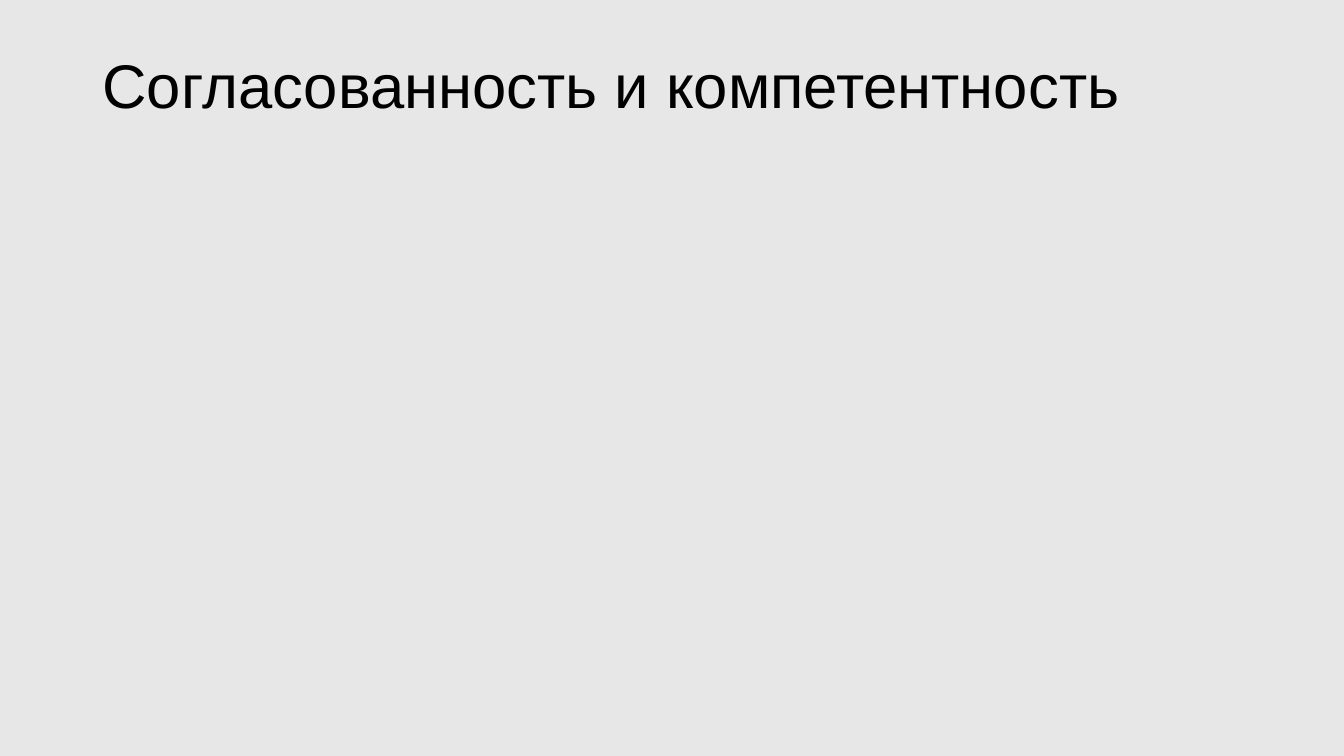
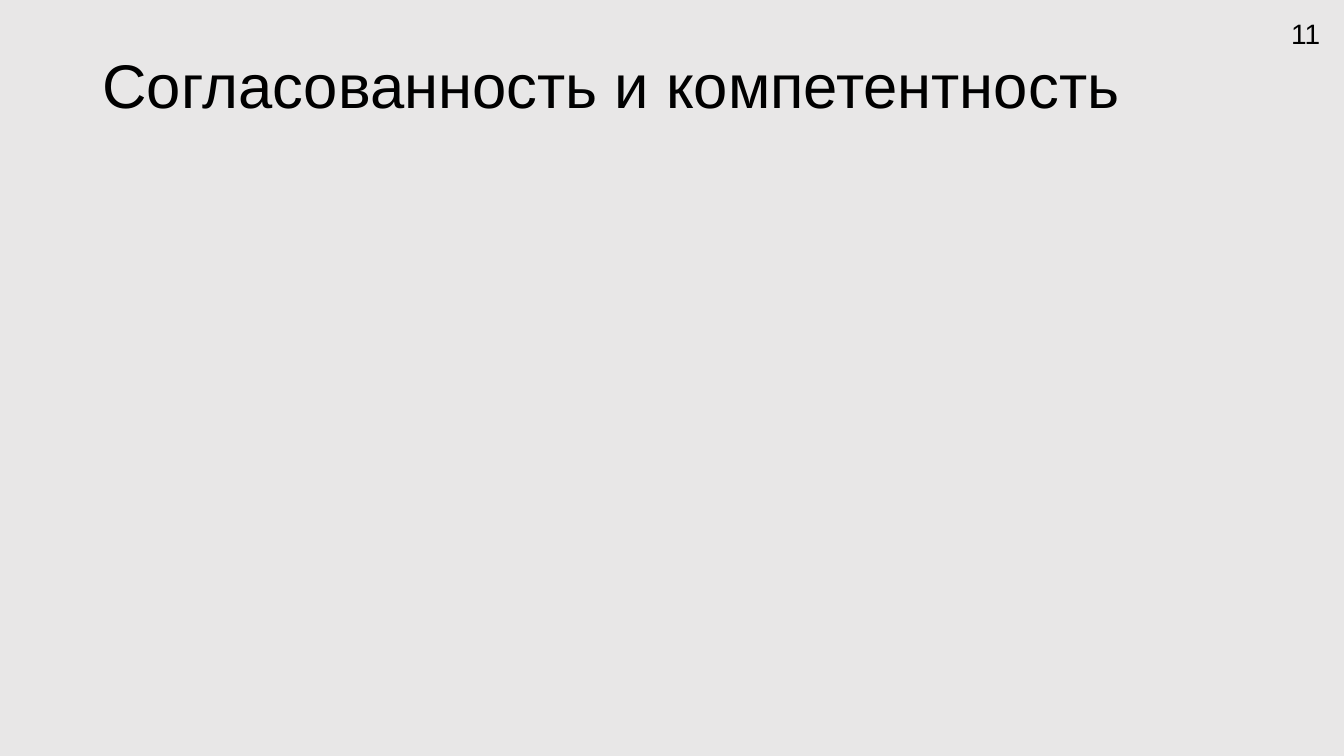
Before and after one commit to HORNetpy/testgitrepo, a slide deck: slide 11 of Docs/Мои документы/Презентация Microsoft PowerPoint.pptx (slide 8 before the commit). Drawn at 1344x756 pixels with LibreOffice and Linux fonts; fonts in the diff are those of the drawing. Boxes give left, top, right and bottom in pixels: in the first picture for what was removed or moved away, otherwise in the second. Text is boxed around its words. In the diff, an @@ line names an element or a change of style, - is before the commit and + after.

```diff
--- a/Docs/Мои документы/Презентация Microsoft PowerPoint.pptx
+++ b/Docs/Мои документы/Презентация Microsoft PowerPoint.pptx
@@ page number added at bbox=[1291, 24, 1320, 44], 20 pt, text #000000 @@
+11
```
Also in this commit, not shown: 15 other slides changed, 3 slides added, 3 slides removed, 1 other file.
